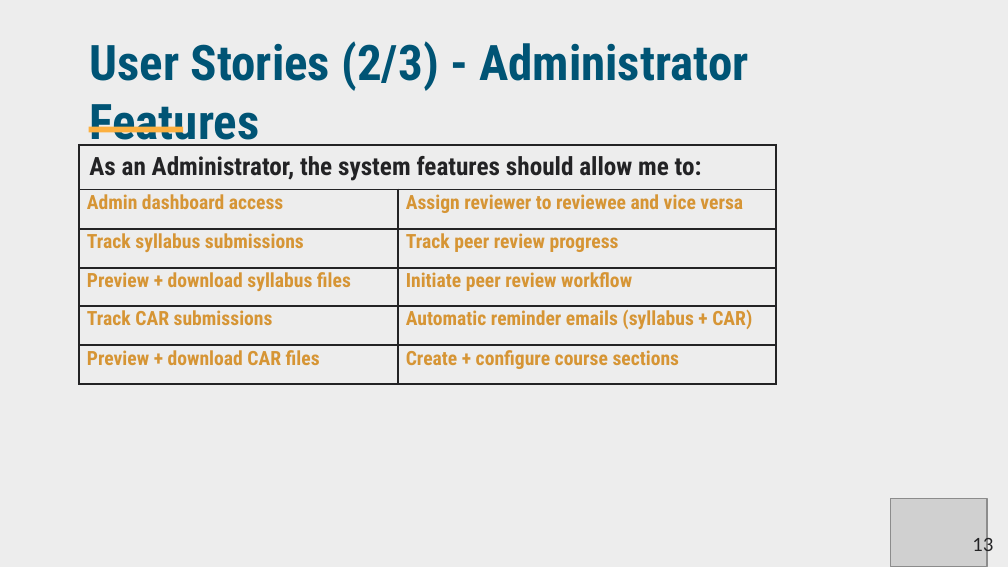
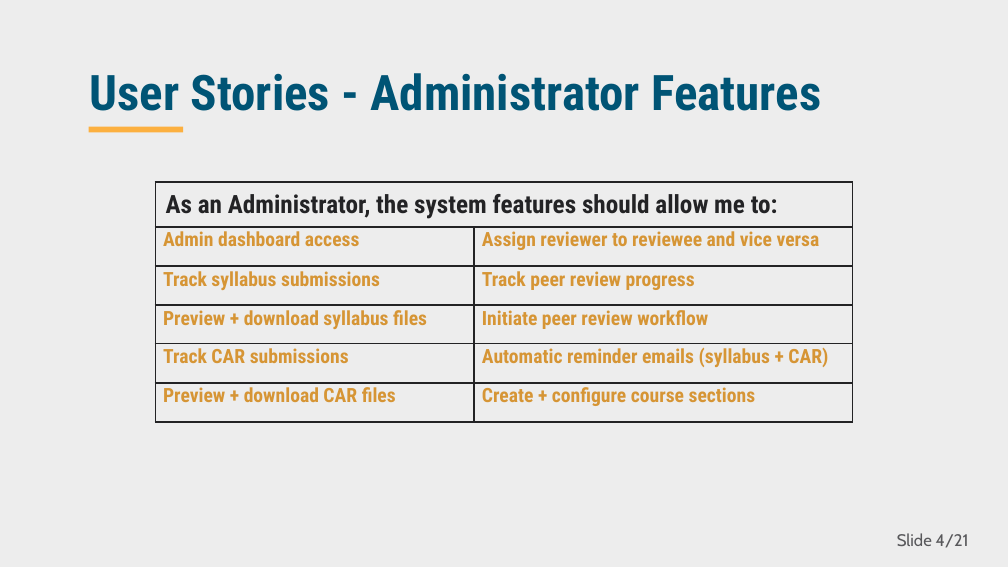
Before and after one commit to JeedaKotob/courseGenie, a slide deck: slide 4 of Deliverable3/Deliverable2_PPT_CourseGenie+.pptx (slide 13 before the commit). Drawn at 1008x567 pixels with LibreOffice and Linux fonts; fonts in the diff are those of the drawing; grey boxes stand for pictures; background and template pictures are left out. Boxes give left, top, right and bottom in pixels: in the first picture for what was removed or moved away, otherwise in the second. Text is boxed around its words. In the diff, an @@ line names an element or a change of style, - is before the commit and + after.

Commit message:
Admin dashboard (single & multirole) completed + Syllabus seq diagram added & login seq updated

```diff
--- a/Deliverable3/Deliverable2_PPT_CourseGenie+.pptx
+++ b/Deliverable3/Deliverable2_PPT_CourseGenie+.pptx
@@ title at (x1=89, y1=73, x2=821, y2=111): text changed @@
-User Stories (2/3) - Administrator Features
+User Stories - Administrator Features
@@ table moved from (x1=80, y1=145, x2=776, y2=385) to (x1=155, y1=182, x2=852, y2=422) @@
@@ picture removed at (x1=890, y1=499, x2=987, y2=567) @@
@@ page number at (x1=897, y1=533, x2=969, y2=548): text changed @@
-Slide 13/15
+Slide 4/21
@@ page number removed at (x1=936, y1=541, x2=975, y2=542) @@
-13
```
Also in this commit, not shown: 13 other slides changed, 1 slide added, 12 slides removed, 30 other files.
